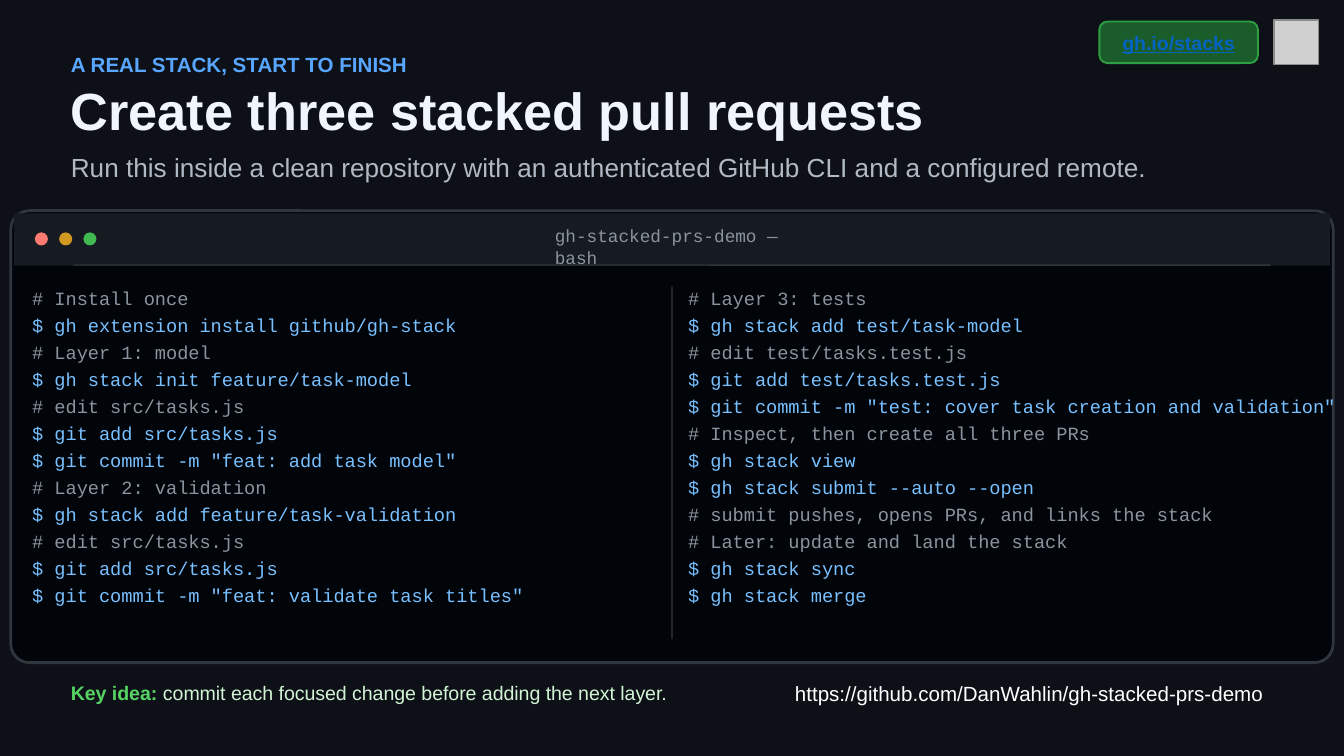
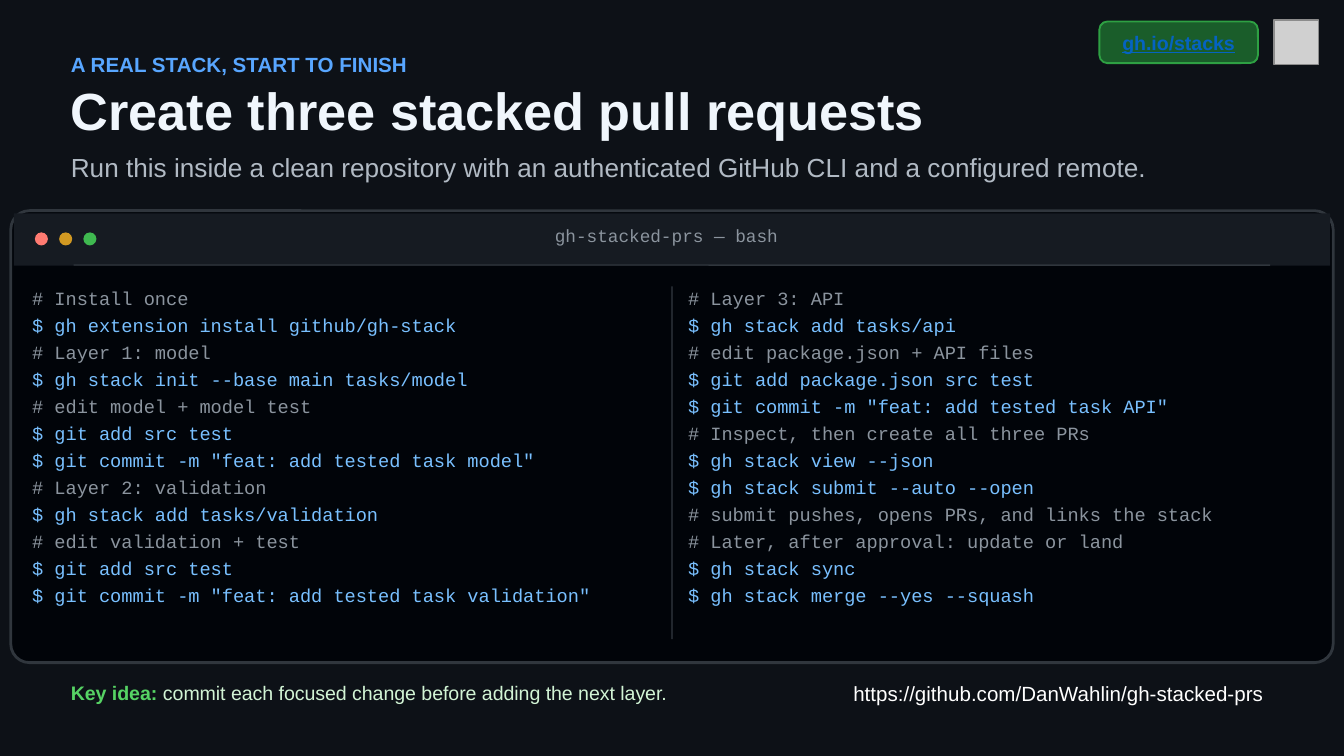
Before and after one commit to DanWahlin/gh-stack-demo, a slide deck: slide 5 of github-stacked-prs.pptx. Drawn at 1344x756 pixels with LibreOffice and Linux fonts; fonts in the diff are those of the drawing; grey boxes stand for pictures. Boxes give left, top, right and bottom in pixels: in the first picture for what was removed or moved away, otherwise in the second. Text is boxed around its words. In the diff, an @@ line names an element or a change of style, - is before the commit and + after.

Commit message:
docs: align resource with canonical stack

```diff
--- a/github-stacked-prs.pptx
+++ b/github-stacked-prs.pptx
@@ text at (555,230,777,246): text changed @@
-gh-stacked-prs-demo — bash
+gh-stacked-prs — bash
@@ text at (710,292,845,309): text changed @@
-# Layer 3: tests
+# Layer 3: API
@@ text at (710,319,956,336): text changed @@
-$ gh stack add test/task-model
+$ gh stack add tasks/api
@@ text at (710,346,1034,363): text changed @@
-# edit test/tasks.test.js
+# edit package.json + API files
@@ text at (54,373,468,390): text changed @@
-$ gh stack init feature/task-model
+$ gh stack init --base main tasks/model
@@ text at (710,373,1034,390): text changed @@
-$ git add test/tasks.test.js
+$ git add package.json src test
@@ text at (54,400,312,413): text changed @@
-# edit src/tasks.js
+# edit model + model test
@@ text at (710,400,1168,417): text changed @@
-$ git commit -m "test: cover task creation and validation"
+$ git commit -m "feat: add tested task API"
@@ text at (54,427,233,444): text changed @@
-$ git add src/tasks.js
+$ git add src test
@@ text at (54,454,534,471): text changed @@
-$ git commit -m "feat: add task model"
+$ git commit -m "feat: add tested task model"
@@ text at (710,454,934,471): text changed @@
-$ gh stack view
+$ gh stack view --json
@@ text at (54,508,379,525): text changed @@
-$ gh stack add feature/task-validation
+$ gh stack add tasks/validation
@@ text at (54,535,300,548): text changed @@
-# edit src/tasks.js
+# edit validation + test
@@ text at (710,535,1124,552): text changed @@
-# Later: update and land the stack
+# Later, after approval: update or land
@@ text at (54,562,233,579): text changed @@
-$ git add src/tasks.js
+$ git add src test
@@ text at (54,589,590,606): text changed @@
-$ git commit -m "feat: validate task titles"
+$ git commit -m "feat: add tested task validation"
@@ text at (710,589,1034,606): text changed @@
-$ gh stack merge
+$ gh stack merge --yes --squash
@@ text at (853,686,1263,706): text changed @@
-https://github.com/DanWahlin/gh-stacked-prs-demo
+https://github.com/DanWahlin/gh-stacked-prs
```
Also in this commit, not shown: 3 other slides changed, 14 other files.
